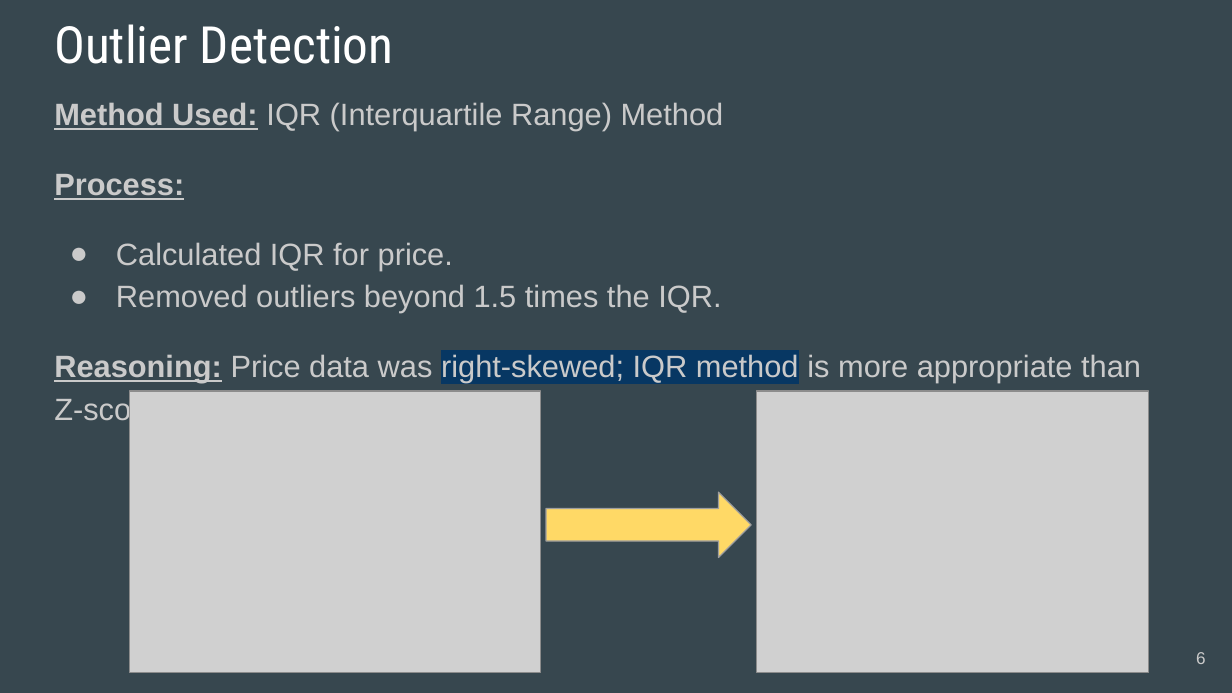
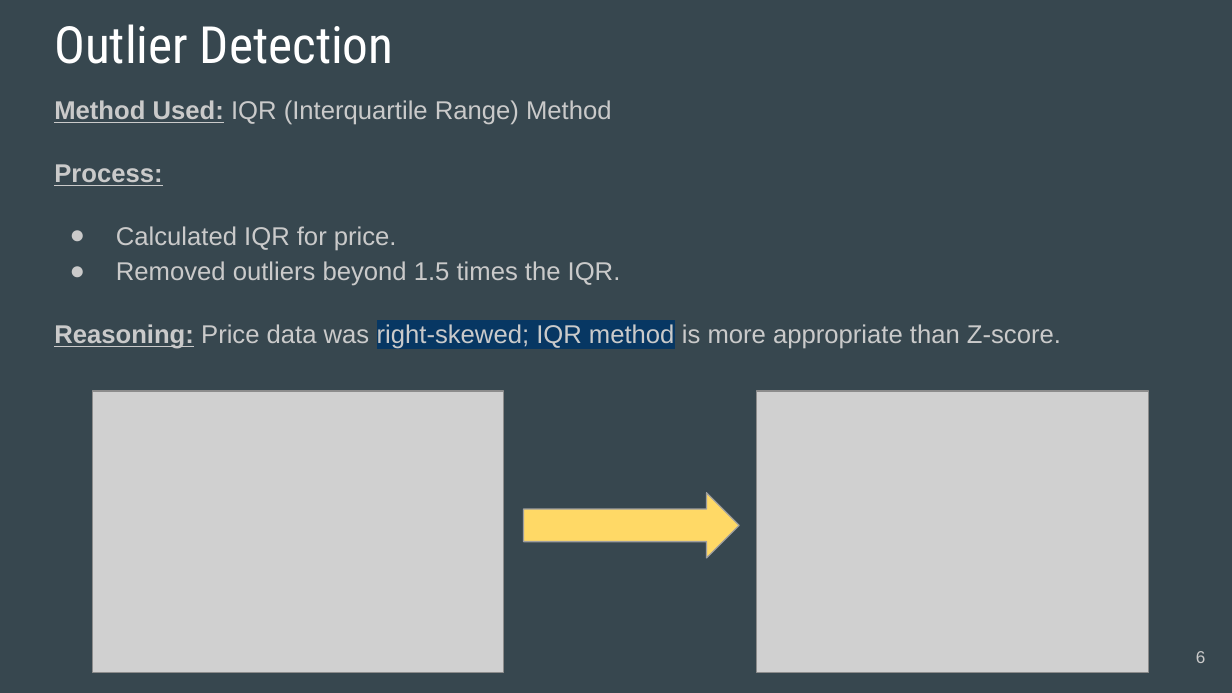
Before and after one commit to NyoYoAB/housingData_EDA, a slide deck: slide 6 of eda_presentation.pptx. Drawn at 1232x693 pixels with LibreOffice and Linux fonts; fonts in the diff are those of the drawing; grey boxes stand for pictures. Boxes give left, top, right and bottom in pixels: in the first picture for what was removed or moved away, otherwise in the second. Text is boxed around its words. In the diff, an @@ line names an element or a change of style, - is before the commit and + after.

```diff
--- a/eda_presentation.pptx
+++ b/eda_presentation.pptx
@@ text "Method Used: IQR (Interquartile Range) ..." at [54,100,1061,349]: size 18 to 15 pt @@
@@ picture: place and size @@
-picture at [129,391,541,671]
+picture at [92,391,504,671]
@@ right arrow: place and size @@
-right arrow at [546,493,750,558]
+right arrow at [524,493,739,558]
```
Also in this commit, not shown: 4 other slides changed, 2 other files.
